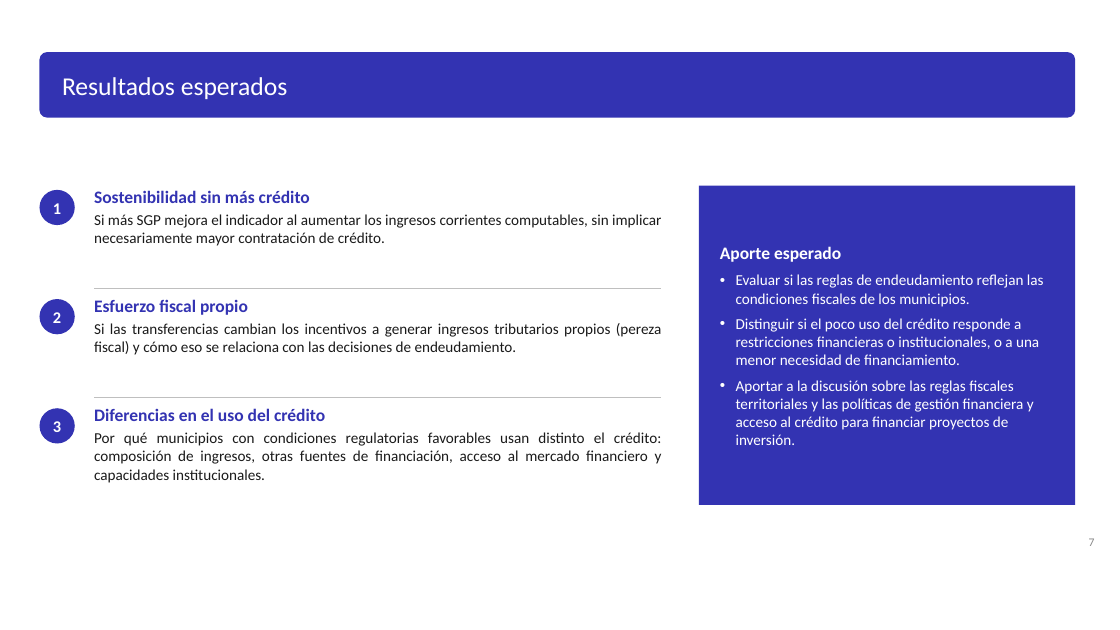
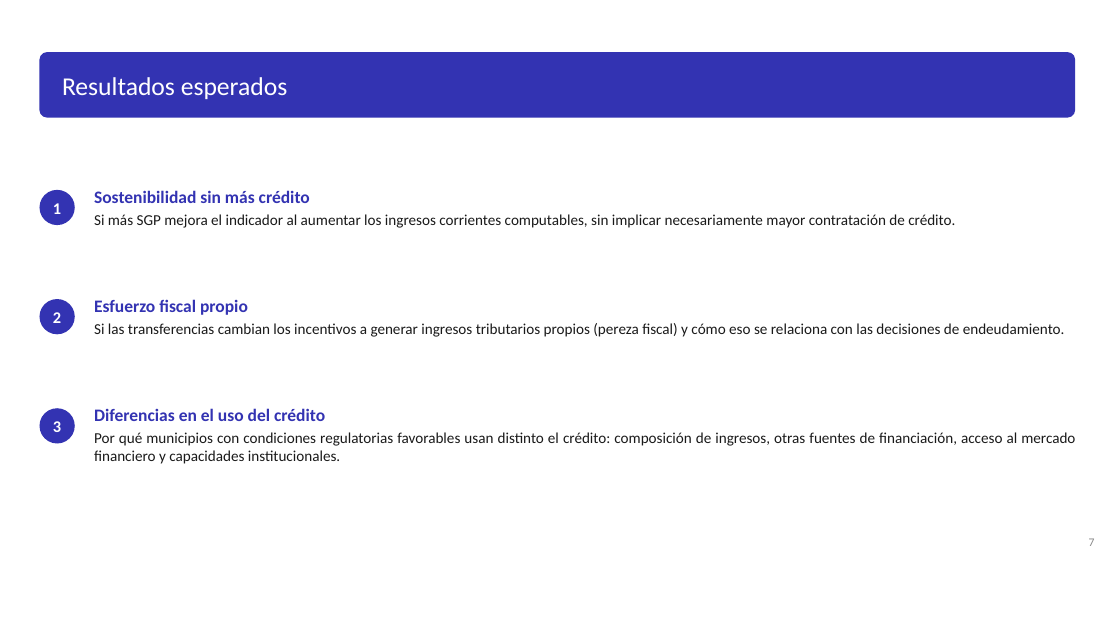
Before and after one commit to Laurarivera34/TESIS_MECA, a slide deck: slide 19 of docs/slides/asesores/Presentación_LauraRivera.pptx (slide 28 before the commit). Drawn at 1120x630 pixels with LibreOffice and Linux fonts; fonts in the diff are those of the drawing. Boxes give left, top, right and bottom in pixels: in the first picture for what was removed or moved away, otherwise in the second. Text is boxed around its words. In the diff, an @@ line names an element or a change of style, - is before the commit and + after.

```diff
--- a/docs/slides/asesores/Presentación_LauraRivera.pptx
+++ b/docs/slides/asesores/Presentación_LauraRivera.pptx
@@ text "Sostenibilidad sin más crédito" rewrapped from bbox=[94, 190, 661, 246] to bbox=[94, 190, 955, 228] @@
@@ rectangle removed at bbox=[699, 186, 1075, 505] @@
@@ text removed at bbox=[720, 246, 1044, 445] @@
-Aporte esperado
-• Evaluar si las reglas de endeudamiento reflejan las condiciones fiscales de los municipios.
-• Distinguir si el poco uso del crédito responde a restricciones financieras o institucionales, o a una menor necesidad de financiamiento.
-• Aportar a la discusión sobre las reglas fiscales territoriales y las políticas de gestión financiera y acceso al crédito para financiar proyectos de inversión.
@@ text "Esfuerzo fiscal propio" rewrapped from bbox=[94, 299, 661, 355] to bbox=[94, 299, 1065, 337] @@
@@ line removed from (94, 288) to (661, 288) @@
@@ text "Diferencias en el uso del ..." rewrapped from bbox=[94, 408, 662, 483] to bbox=[94, 408, 1075, 464] @@
@@ line removed from (94, 397) to (661, 397) @@
```
Also in this commit, not shown: 11 other slides changed, 17 slides added, 17 slides removed, 7 other files.
